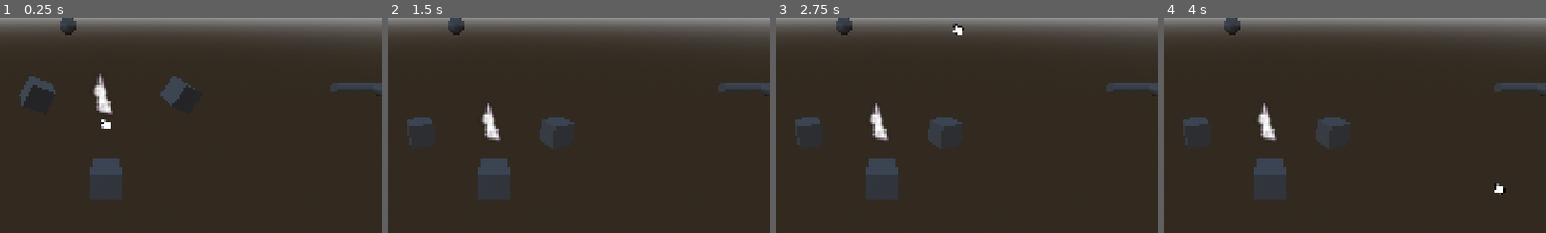
Above: before the commit, frames 1-4 (left to right).
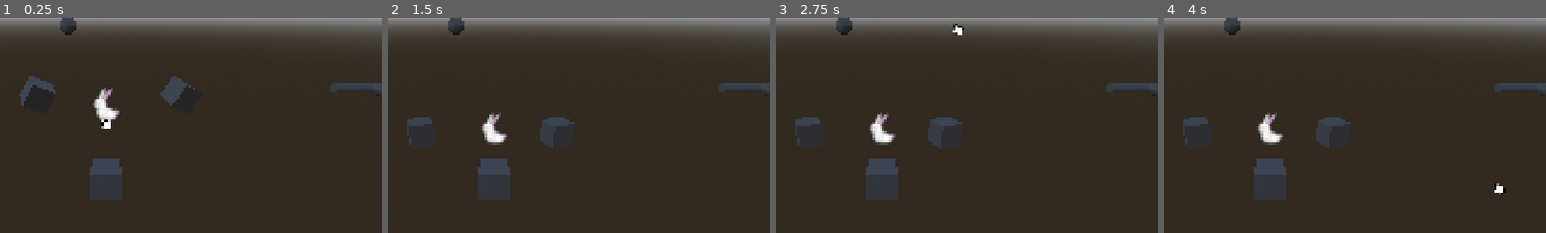
Above: after the commit, the same moments.

Repository: Momonyaro/cgj-2026
Game: Godot game, scene res://test/interactable/interact_test.tscn
Same seed, same stepped clock (60 frames per second), same inputs: the game is played once before the commit and once after it. This scene is started directly instead of the project's main scene.
Inputs (mouse positions are % of the whole screen's width and height, from its top left):
- Up to frame 1 (0.25 s): no input
- Up to frame 2 (1.5 s): tap Enter at 0.5 s; move the mouse to (72, 45) at 0.52 s; click (72, 45) at 0.6 s; tap Space at 0.77, 1.25 s; move the mouse to (30, 55) at 1.27 s; click (30, 55) at 1.35 s
- Up to frame 3 (2.75 s): tap Space at 1.52 s; tap Enter at 2 s; move the mouse to (60, 28) at 2.02 s; click (60, 28) at 2.1 s
- Up to frame 4 (4 s): tap Space at 2.75, 3.02, 3.77 s; move the mouse to (45, 70) at 2.77 s; click (45, 70) at 2.85 s; tap Enter at 3.5 s; move the mouse to (80, 65) at 3.52 s; click (80, 65) at 3.6 s
The pictures show only the part of the screen within x 36-86%, y 25-75%; the shares and areas given below are measured in that part.

The runs differ from the first frame. In frame 1, 0.7% of the frame differs, in the area x 24-32%, y 25-51%; in frame 2, 0.6%; in frame 3, 0.6%; in frame 4, 0.6%.

Commit message:
Move interactables out of test directory + bunny sprite flips

Diff:
--- /dev/null
+++ b/src/acts/act1/bunny/bunny.gd
@@ -0,0 +1,14 @@
+extends GrabbableItem
+
+@export var sprite: Sprite3D
+@export var sitting_texture: Texture2D
+@export var held_texture: Texture2D
+
+
+# Called every frame. 'delta' is the elapsed time since the previous frame.
+func _process(delta: float) -> void:
+	super(delta)
+	if is_grabbed:
+		sprite.texture = held_texture
+	elif is_on_floor():
+		sprite.texture = sitting_texture
--- /dev/null
+++ b/src/acts/act1/bunny/bunny.tscn
@@ -0,0 +1,33 @@
+[gd_scene format=3 uid="uid://idhdvq5d4t17"]
+
+[ext_resource type="Script" uid="uid://cjgw2a40a5mib" path="res://src/acts/act1/bunny/bunny.gd" id="1_ffc3o"]
+[ext_resource type="Texture2D" uid="uid://ohfoyyhib6xx" path="res://src/acts/act1/bunny/bunny_held.png" id="2_ffc3o"]
+[ext_resource type="Texture2D" uid="uid://b35dpwamaqcj4" path="res://src/acts/act1/bunny/bunny_sitting.png" id="2_me03j"]
+
+[sub_resource type="BoxShape3D" id="BoxShape3D_r5hf4"]
+size = Vector3(1.0648804, 1.3962708, 1)
+
+[node name="Bunny" type="RigidBody3D" unique_id=2104088067 node_paths=PackedStringArray("sprite", "grab_point")]
+collision_layer = 3
+axis_lock_linear_z = true
+axis_lock_angular_x = true
+axis_lock_angular_y = true
+axis_lock_angular_z = true
+gravity_scale = 5.0
+freeze_mode = 1
+script = ExtResource("1_ffc3o")
+sprite = NodePath("Sprite3D")
+sitting_texture = ExtResource("2_me03j")
+held_texture = ExtResource("2_ffc3o")
+grab_point = NodePath("GrabPoint")
+
+[node name="GrabPoint" type="Marker3D" parent="." unique_id=1283241300]
+transform = Transform3D(1, 0, 0, 0, 1, 0, 0, 0, 1, -0.047233343, 1.2271717, 0)
+
+[node name="CollisionShape3D" type="CollisionShape3D" parent="." unique_id=515053521]
+transform = Transform3D(1, 0, 0, 0, 1, 0, 0, 0, 1, 0.14517212, 0.7253876, 0)
+shape = SubResource("BoxShape3D_r5hf4")
+
+[node name="Sprite3D" type="Sprite3D" parent="." unique_id=579492501]
+transform = Transform3D(0.1, 0, 0, 0, 0.1, 0, 0, 0, 0.1, 0, 0.58175015, 0)
+texture = ExtResource("2_me03j")
--- a/test/cursor/cursor.tscn
+++ b/src/shared/cursor/cursor.tscn
@@ -1,7 +1,7 @@
 [gd_scene format=3 uid="uid://c1qdgxslk1mls"]
 
-[ext_resource type="Script" uid="uid://bjygq27q5a3r7" path="res://test/cursor/cursor.gd" id="1_b2bh4"]
-[ext_resource type="SpriteFrames" uid="uid://2pr8x6hrxt1p" path="res://test/cursor/cursor_frames.tres" id="2_b2bh4"]
+[ext_resource type="Script" uid="uid://bjygq27q5a3r7" path="res://src/shared/cursor/cursor.gd" id="1_b2bh4"]
+[ext_resource type="SpriteFrames" uid="uid://2pr8x6hrxt1p" path="res://src/shared/cursor/cursor_frames.tres" id="2_b2bh4"]
 
 [sub_resource type="SphereMesh" id="SphereMesh_a1n5f"]
 
--- a/test/cursor/cursor_frames.tres
+++ b/src/shared/cursor/cursor_frames.tres
@@ -1,8 +1,8 @@
 [gd_resource type="SpriteFrames" format=3 uid="uid://2pr8x6hrxt1p"]
 
-[ext_resource type="Texture2D" uid="uid://gl4hwhxhb3sp" path="res://test/cursor/hand_open.png" id="1_gwbfx"]
-[ext_resource type="Texture2D" uid="uid://blawjo5l5e005" path="res://test/cursor/hand_closed.png" id="2_6s8ox"]
-[ext_resource type="Texture2D" uid="uid://vrw8vjv8pboe" path="res://test/cursor/hand_point.png" id="3_fs2j6"]
+[ext_resource type="Texture2D" uid="uid://gl4hwhxhb3sp" path="res://src/shared/cursor/hand_open.png" id="1_gwbfx"]
+[ext_resource type="Texture2D" uid="uid://blawjo5l5e005" path="res://src/shared/cursor/hand_closed.png" id="2_6s8ox"]
+[ext_resource type="Texture2D" uid="uid://vrw8vjv8pboe" path="res://src/shared/cursor/hand_point.png" id="3_fs2j6"]
 
 [resource]
 animations = [{
--- a/test/interactable/grabbable_item.gd
+++ b/src/shared/interactables/grabbable_item.gd
@@ -1,3 +1,4 @@
+class_name GrabbableItem
 extends RigidBody3D
 
 @export var grab_point: Node3D
@@ -5,7 +6,7 @@
 var is_grabbed: bool
 var cursor: Cursor
 
-const MAX_SPEED = 100.0
+const MAX_SPEED = 10.0
 
 
 func _process(delta: float) -> void:
@@ -13,9 +14,14 @@
 		var target_position := cursor.get_grab_position()
 		if grab_point:
 			target_position -= grab_point.position
-		var motion = target_position - global_position
-		motion = motion.limit_length(MAX_SPEED * delta)
-		move_and_collide(motion)
+		# var motion = target_position - global_position
+		# motion = motion.limit_length(MAX_SPEED * delta)
+		# move_and_collide(motion)
+		global_position = target_position
+
+
+func is_on_floor() -> bool:
+	return move_and_collide(Vector3.DOWN * 0.1, true) != null
 
 
 func grab(p_cursor: Cursor) -> void:
--- a/test/interactable/windable_item.gd
+++ b/src/shared/interactables/windable_item.gd
@@ -1,3 +1,4 @@
+class_name WindableItem
 extends Area3D
 
 signal wind(delta_radians: float, progress: float)
--- a/test/interactable/interact_test.tscn
+++ b/test/interactable/interact_test.tscn
@@ -1,18 +1,15 @@
 [gd_scene format=3 uid="uid://cpdjn5bylxps8"]
 
-[ext_resource type="PackedScene" uid="uid://c1qdgxslk1mls" path="res://test/cursor/cursor.tscn" id="1_5l4dq"]
+[ext_resource type="PackedScene" uid="uid://c1qdgxslk1mls" path="res://src/shared/cursor/cursor.tscn" id="1_5l4dq"]
 [ext_resource type="Script" uid="uid://bi2kpm04ym2v1" path="res://test/interactable/interactable.gd" id="2_ioit7"]
 [ext_resource type="Environment" uid="uid://dnd6epb1q22x3" path="res://test/interactable/test_sky_environment.tres" id="2_qji5j"]
-[ext_resource type="Script" uid="uid://bdikod1okhnrq" path="res://test/interactable/grabbable_item.gd" id="3_sl7vg"]
-[ext_resource type="Script" uid="uid://bexljowsux72e" path="res://test/interactable/windable_item.gd" id="4_iybb1"]
-[ext_resource type="Texture2D" uid="uid://ohfoyyhib6xx" path="res://test/interactable/bunny_held.png" id="4_r5hf4"]
+[ext_resource type="Script" uid="uid://bdikod1okhnrq" path="res://src/shared/interactables/grabbable_item.gd" id="3_sl7vg"]
+[ext_resource type="Script" uid="uid://bexljowsux72e" path="res://src/shared/interactables/windable_item.gd" id="4_iybb1"]
+[ext_resource type="PackedScene" uid="uid://idhdvq5d4t17" path="res://src/acts/act1/bunny/bunny.tscn" id="4_r5hf4"]
 
 [sub_resource type="BoxMesh" id="BoxMesh_a1n5f"]
 
 [sub_resource type="BoxShape3D" id="BoxShape3D_5l4dq"]
-
-[sub_resource type="BoxShape3D" id="BoxShape3D_r5hf4"]
-size = Vector3(1.7280273, 2.361084, 1)
 
 [sub_resource type="CylinderMesh" id="CylinderMesh_sl7vg"]
 top_radius = 0.2
@@ -79,25 +76,8 @@
 [node name="CollisionShape3D" type="CollisionShape3D" parent="GrabbableCube2" unique_id=668089527]
 shape = SubResource("BoxShape3D_5l4dq")
 
-[node name="Bunny" type="RigidBody3D" parent="." unique_id=1805843888 node_paths=PackedStringArray("grab_point")]
+[node name="Bunny" parent="." unique_id=2104088067 instance=ExtResource("4_r5hf4")]
 transform = Transform3D(1, 0, 0, 0, 1, 0, 0, 0, 1, -0.18553925, 2.4618309, 0)
-collision_layer = 3
-axis_lock_linear_z = true
-axis_lock_angular_x = true
-freeze_mode = 1
-script = ExtResource("3_sl7vg")
-grab_point = NodePath("GrabPoint")
-
-[node name="GrabPoint" type="Marker3D" parent="Bunny" unique_id=1204441762]
-transform = Transform3D(1, 0, 0, 0, 1, 0, 0, 0, 1, 0.10395825, 1.43416, 0)
-
-[node name="CollisionShape3D" type="CollisionShape3D" parent="Bunny" unique_id=397338629]
-transform = Transform3D(1, 0, 0, 0, 1, 0, 0, 0, 1, 0.36401367, 0.22717285, 0)
-shape = SubResource("BoxShape3D_r5hf4")
-
-[node name="Sprite3D" type="Sprite3D" parent="Bunny" unique_id=2048702061]
-transform = Transform3D(0.1, 0, 0, 0, 0.1, 0, 0, 0, 0.1, 0, 0, 0)
-texture = ExtResource("4_r5hf4")
 
 [node name="WindableThingy" type="Area3D" parent="." unique_id=1390787306]
 transform = Transform3D(1, 0, 0, 0, 1, 0, 0, 0, 1, 9.327818, 2.4618309, 0)
Not shown, added: src/acts/act1/bunny/bunny.gd.uid
Renamed: test/interactable/bunny_held.png -> src/acts/act1/bunny/bunny_held.png
Not shown, changed: src/acts/act1/bunny/bunny_held.png.import
Renamed: test/interactable/bunny_sitting.png -> src/acts/act1/bunny/bunny_sitting.png
Not shown, changed: src/acts/act1/bunny/bunny_sitting.png.import
Renamed: test/cursor/cursor.gd -> src/shared/cursor/cursor.gd
Renamed: test/cursor/cursor.gd.uid -> src/shared/cursor/cursor.gd.uid
Renamed: test/cursor/hand_closed.png -> src/shared/cursor/hand_closed.png
Not shown, changed: src/shared/cursor/hand_closed.png.import
Renamed: test/cursor/hand_open.png -> src/shared/cursor/hand_open.png
Not shown, changed: src/shared/cursor/hand_open.png.import
Renamed: test/cursor/hand_point.png -> src/shared/cursor/hand_point.png
(and 3 more such lines)
